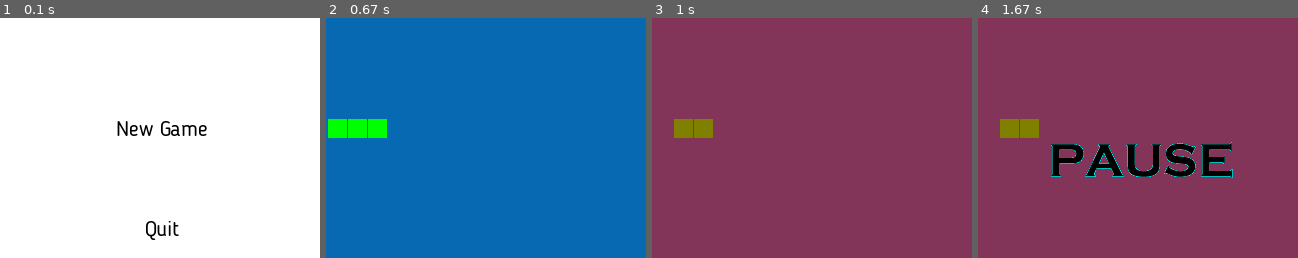
Above: before the commit, frames 1-4 (left to right).
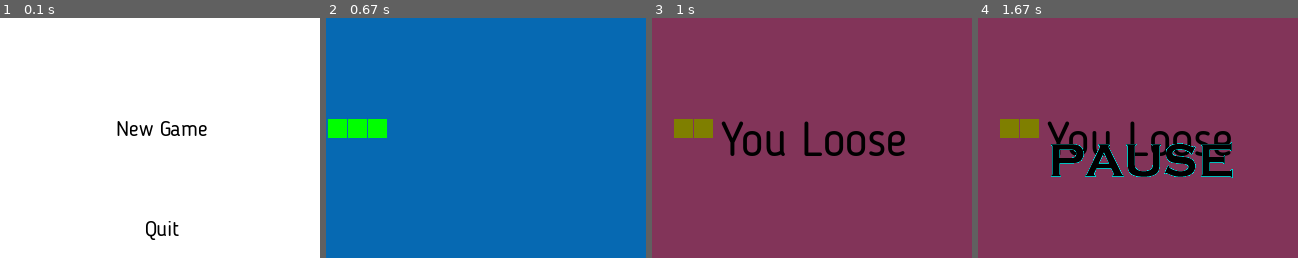
Above: after the commit, the same moments.

Repository: Afenda/pygame-snake
Game: pygame game, started from main.py
Two runs of this game, one before a commit and one after it. Both use one fixed random seed, a clock stepped at 60 frames per second and the inputs below.
Inputs (mouse positions are % of the whole screen's width and height, from its top left):
- Up to frame 1 (0.1 s): no input
- Up to frame 2 (0.67 s): click "New Game" at 0.43 s
- Up to frame 3 (1 s): hold Left from 0.67 s (still down); move the mouse to (48, 62) at 0.7 s
- Up to frame 4 (1.67 s): release Left at 1.2 s; hold Down from 1.23 s (still down); move the mouse to (13, 40) at 1.27 s; tap Space at 1.3 s
The pictures show only the part of the screen within x 25-75%, y 21-71%; the shares and areas given below are measured in that part.

Frames 1-2 are identical in both runs. In frame 3, 2.5% of the frame differs, in the area x 21-80%, y 42-58%; in frame 4, 1.9%.

Commit message:
+ Ajout du message de fin de partie

Diff:
--- a/game_screen.py
+++ b/game_screen.py
@@ -19,7 +19,9 @@
         self.apple = (20,20)
         self.score = 0;
         self.font = pygame.font.Font("assets/fonts/blogger-sans.ttf", 24)
+        self.fontL = pygame.font.Font("assets/fonts/blogger-sans.ttf", 48)
         self.scoretxt = self.font.render("score %d" % self.score, True, (0, 0, 0))
+        self.txtloose = self.fontL.render("You Loose", True, (0, 0, 0))
 
     def manageEvents(self, event):
         #For testing Keyboard use event.dict['unicode'] because in default keyboard type is in American
@@ -56,7 +58,6 @@
 
         return self
 
-
     def render(self):
         self.snake.render(self.screen)
         if not self.snake.inLife:
@@ -64,6 +65,7 @@
             imgDie.set_alpha(128)
             imgDie.fill((255, 0, 0))
             self.screen.blit(imgDie, (0, 0))
+            self.screen.blit(self.txtloose, (320 - self.txtloose.get_width() // 2,200))
 
         self.screen.blit(self.scoretxt, (10, 5))
 
